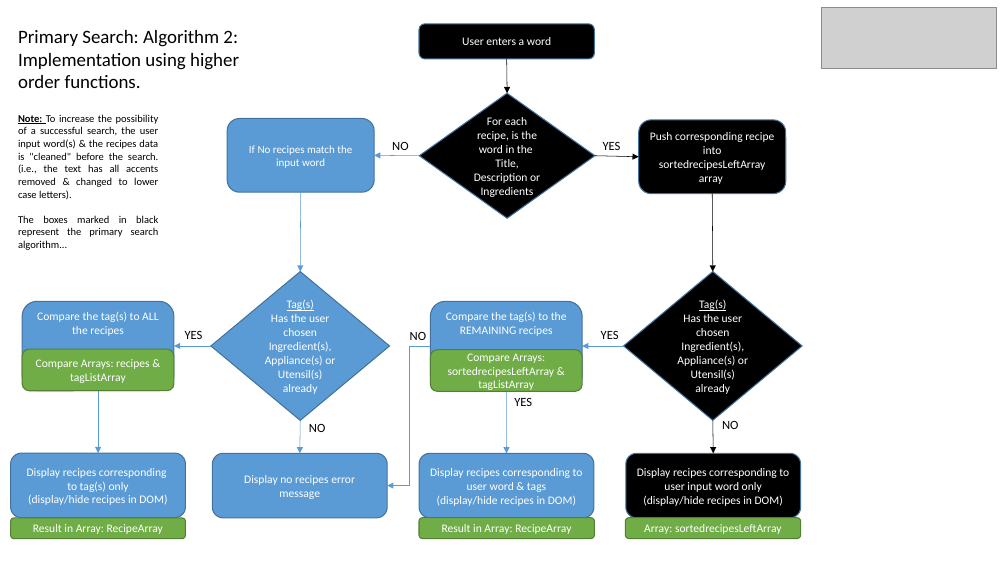
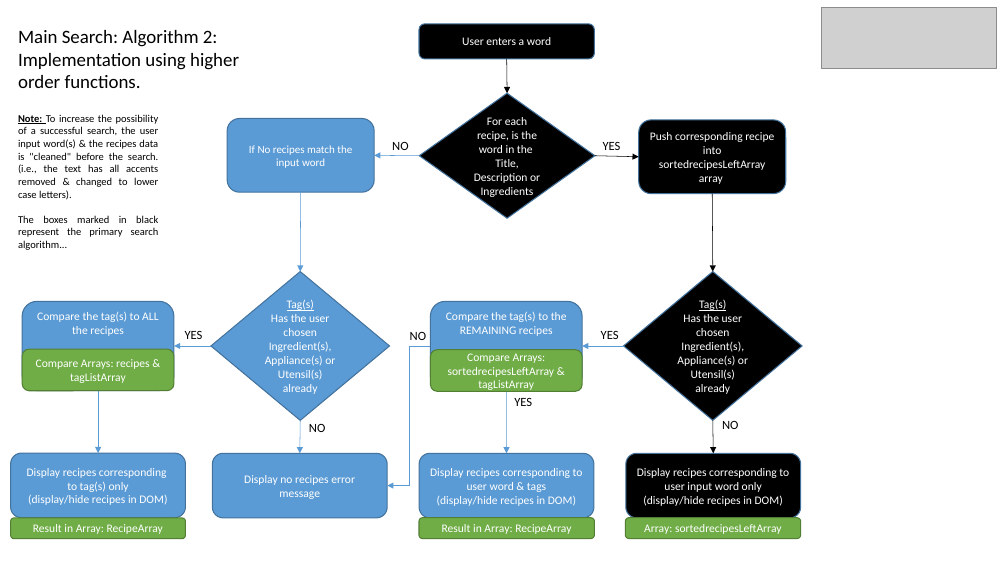
Before and after one commit to Stevens-Mark/LesPetitsPlats, a slide deck: slide 2 of Testing Results & functionality repot/flowchaw charts of the program logic.pptx. Drawn at 1008x567 pixels with LibreOffice and Linux fonts; fonts in the diff are those of the drawing; grey boxes stand for pictures. Boxes give left, top, right and bottom in pixels: in the first picture for what was removed or moved away, otherwise in the second. Text is boxed around its words. In the diff, an @@ line names an element or a change of style, - is before the commit and + after.

```diff
--- a/Testing Results & functionality repot/flowchaw charts of the program logic.pptx
+++ b/Testing Results & functionality repot/flowchaw charts of the program logic.pptx
@@ text at [18,30,218,47]: text changed @@
-Primary Search: Algorithm 2:
+Main Search: Algorithm 2:
```
Also in this commit, not shown: 6 other slides changed, 1 slide added, 9 other files.
